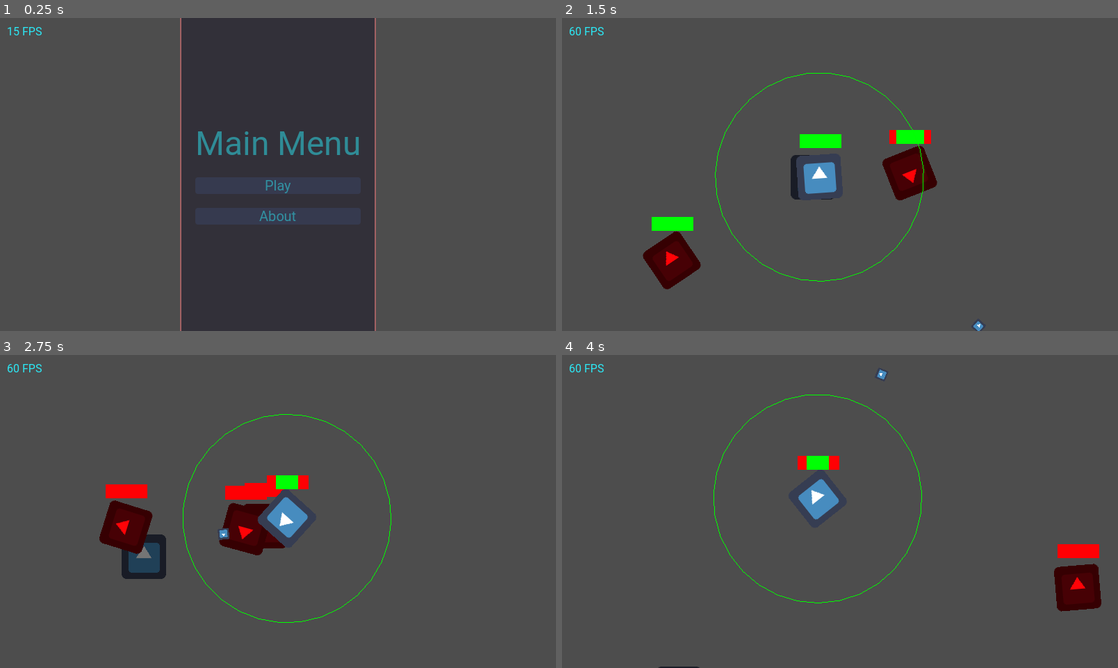
Above: before the commit, frames 1-4 (two rows, left to right).
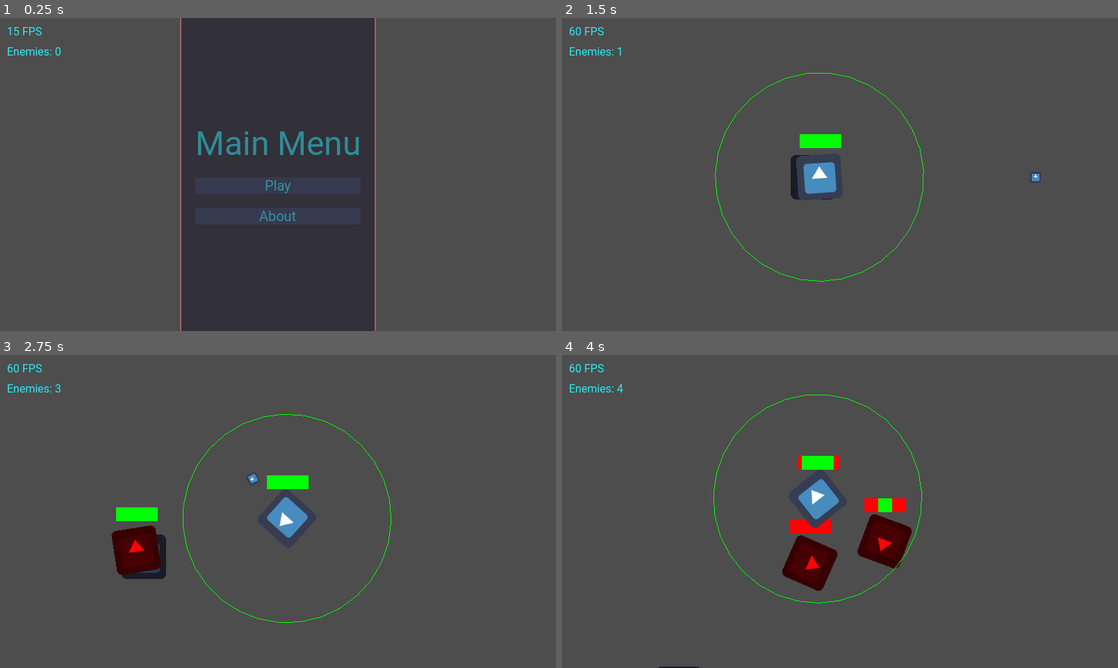
Above: after the commit, the same moments.

Repository: Bloodyaugust/ld-54
Game: Godot game, scene res://scenes/main.tscn
Same seed, same stepped clock (60 frames per second), same inputs: the game is played once before the commit and once after it. The engine's default icon, where the game draws it, is replaced by a stand-in: a white triangle on a blue panel in a dark square.
Inputs (mouse positions are in pixels of both pictures, inside the frame that each line leads up to):
- Up to frame 1 (0.25 s): no input
- Up to frame 2 (1.5 s): click "Play" at 0.5 s; tap Enter at 1.25 s; move the mouse to (962, 158) at 1.27 s; hold Right (ui_right) from 1.28 s (still down); click (962, 158) at 1.42 s
- Up to frame 3 (2.75 s): release Right (ui_right) at 2 s; drag from (166, 527) to (233, 458) at 2.02 s
- Up to frame 4 (4 s): move the mouse to (895, 442) at 2.77 s; hold Right (ui_right) 2.78-3.5 s; drag from (812, 574) to (979, 574) at 3.52 s

The runs differ from the first frame. In frame 1, 0.1% of the frame differs, in the area x 1-11%, y 9-12%; in frame 2, 3.1%; in frame 3, 3.8%; in frame 4, 4.5%, in the area x 1-97%, y 4-82%.

Commit message:
Add basic SpawnController
- Fix weapons firing when parent ship is dead
- Clean up run scene
- Tweak kamikazes

Diff:
--- a/actors/enemies/BasicKamikaze.tscn
+++ b/actors/enemies/BasicKamikaze.tscn
@@ -6,7 +6,7 @@
 [node name="Enemy" type="Node2D"]
 script = ExtResource("1_0dxtj")
 
-[node name="Ship" parent="." instance=ExtResource("1_lv23b")]
+[node name="Ship" parent="." groups=["enemies"] instance=ExtResource("1_lv23b")]
 unique_name_in_owner = true
 position = Vector2(96, -40)
 team = 2
--- a/scenes/main.tscn
+++ b/scenes/main.tscn
@@ -6,6 +6,13 @@
 [ext_resource type="Script" path="res://views/MainMenu.gd" id="4"]
 [ext_resource type="Script" path="res://views/Splash.gd" id="6"]
 [ext_resource type="Script" path="res://views/About.gd" id="7_xk6j8"]
+
+[sub_resource type="GDScript" id="GDScript_tj7yk"]
+script/source = "extends Label
+
+func _process(_delta) -> void:
+  text = \"Enemies: %s\" % get_tree().get_nodes_in_group(\"enemies\").size()
+"
 
 [node name="Node2D" type="Node2D"]
 
@@ -59,10 +66,18 @@
 theme_override_constants/margin_left = 10
 theme_override_constants/margin_top = 10
 
-[node name="Label" type="Label" parent="UIRoot/FPS"]
+[node name="VBoxContainer" type="VBoxContainer" parent="UIRoot/FPS"]
+layout_mode = 2
+
+[node name="Label" type="Label" parent="UIRoot/FPS/VBoxContainer"]
 layout_mode = 2
 text = "144 FPS"
 script = ExtResource("1")
+
+[node name="Label2" type="Label" parent="UIRoot/FPS/VBoxContainer"]
+layout_mode = 2
+text = "Enemies: 0"
+script = SubResource("GDScript_tj7yk")
 
 [node name="Splash" type="ColorRect" parent="UIRoot"]
 visible = false
--- a/scenes/run.tscn
+++ b/scenes/run.tscn
@@ -4,7 +4,7 @@
 [ext_resource type="PackedScene" uid="uid://b2udgr1psl1sj" path="res://lib/BetterCam.tscn" id="1_a1miq"]
 [ext_resource type="PackedScene" uid="uid://vqyckwxhkax0" path="res://actors/Player.tscn" id="2_yl1sk"]
 [ext_resource type="Texture2D" uid="uid://4typrc2p2rra" path="res://icon.png" id="3_jcd7f"]
-[ext_resource type="PackedScene" uid="uid://c5key3a0qe5jr" path="res://actors/enemies/BasicKamikaze.tscn" id="5_efuvt"]
+[ext_resource type="Script" path="res://scripts/controllers/SpawnController.gd" id="6_32p7p"]
 
 [node name="run" type="Node2D"]
 script = ExtResource("1_1bbyh")
@@ -18,11 +18,6 @@
 modulate = Color(0.458824, 0.458824, 0.458824, 1)
 texture = ExtResource("3_jcd7f")
 
-[node name="Enemy" parent="." instance=ExtResource("5_efuvt")]
-position = Vector2(-55, 184)
-
-[node name="Enemy2" parent="." instance=ExtResource("5_efuvt")]
-position = Vector2(-520, 212)
-
-[node name="Enemy3" parent="." instance=ExtResource("5_efuvt")]
-position = Vector2(365, -137)
+[node name="SpawnController" type="Node2D" parent="."]
+script = ExtResource("6_32p7p")
+spawn_interval = 1.0
--- /dev/null
+++ b/scripts/controllers/SpawnController.gd
@@ -0,0 +1,20 @@
+extends Node2D
+
+const ENEMY_SCENES: Array[PackedScene] = [
+  preload("res://actors/enemies/BasicKamikaze.tscn"),
+]
+
+@export var spawn_interval: float
+
+var _time_to_spawn: float = 0.0
+
+func _process(delta) -> void:
+  _time_to_spawn -= delta
+
+  if _time_to_spawn <= 0.0:
+    var _new_enemy: Node2D = ENEMY_SCENES.pick_random().instantiate()
+
+    _new_enemy.global_position = Vector2(randf_range(500.0, 800.0) * -1 if randf() >= 0.5 else 1, randf_range(500.0, 800.0) * -1 if randf() >= 0.5 else 1)
+    $"../".add_child(_new_enemy)
+
+    _time_to_spawn = spawn_interval
--- a/scripts/controllers/WeaponController.gd
+++ b/scripts/controllers/WeaponController.gd
@@ -19,7 +19,7 @@
   _new_projectile.target = _target.global_position if GDUtil.reference_safe(_target) else Vector2.from_angle(global_rotation) + global_position
   _new_projectile.team = team
 
-  $"/root".add_child(_new_projectile)
+  $"../../../".add_child(_new_projectile)
   _time_to_reload = data.reload_time
 
 func _on_target_died() -> void:
@@ -27,33 +27,35 @@
   _target = null
 
 func _physics_process(delta) -> void:
-  if !GDUtil.reference_safe(_target):
-    var _physics_shape_query_params: PhysicsShapeQueryParameters2D = PhysicsShapeQueryParameters2D.new()
+  if !_parent_ship.get_destroyed():
+    if !GDUtil.reference_safe(_target):
+      var _physics_shape_query_params: PhysicsShapeQueryParameters2D = PhysicsShapeQueryParameters2D.new()
 
-    _physics_shape_query_params.collide_with_areas = true
-    _physics_shape_query_params.shape = _range_shape
-    _physics_shape_query_params.transform = Transform2D(0.0, global_position)
-    var _parent_area2D: Area2D = _parent_ship._area2D
-    _physics_shape_query_params.collision_mask = _parent_area2D.collision_mask
+      _physics_shape_query_params.collide_with_areas = true
+      _physics_shape_query_params.shape = _range_shape
+      _physics_shape_query_params.transform = Transform2D(0.0, global_position)
+      var _parent_area2D: Area2D = _parent_ship._area2D
+      _physics_shape_query_params.collision_mask = _parent_area2D.collision_mask
 
-    var _collisions: Array[Dictionary] = get_world_2d().direct_space_state.intersect_shape(_physics_shape_query_params)
-    for _collision in _collisions:
-      if _collision.collider.get_parent().has_signal("died") && !_collision.collider.get_parent().get_destroyed():
-        _target = _collision.collider.get_parent()
-        _target.died.connect(_on_target_died)
-        break
-  elif global_position.distance_to(_target.global_position) > data.range:
-    _target.died.disconnect(_on_target_died)
-    _target = null
+      var _collisions: Array[Dictionary] = get_world_2d().direct_space_state.intersect_shape(_physics_shape_query_params)
+      for _collision in _collisions:
+        if _collision.collider.get_parent().has_signal("died") && !_collision.collider.get_parent().get_destroyed():
+          _target = _collision.collider.get_parent()
+          _target.died.connect(_on_target_died)
+          break
+    elif global_position.distance_to(_target.global_position) > data.range:
+      _target.died.disconnect(_on_target_died)
+      _target = null
 
 func _process(delta) -> void:
-  _time_to_reload -= delta
+  if !_parent_ship.get_destroyed():
+    _time_to_reload -= delta
 
-  if _time_to_reload <= 0.0:
-    _fire()
+    if _time_to_reload <= 0.0:
+      _fire()
 
-  if Store.state.debug:
-    queue_redraw()
+    if Store.state.debug:
+      queue_redraw()
 
 func _ready() -> void:
   _range_shape = CircleShape2D.new()
Not shown: 1 places in scenes/main.tscn that only renumber resources
